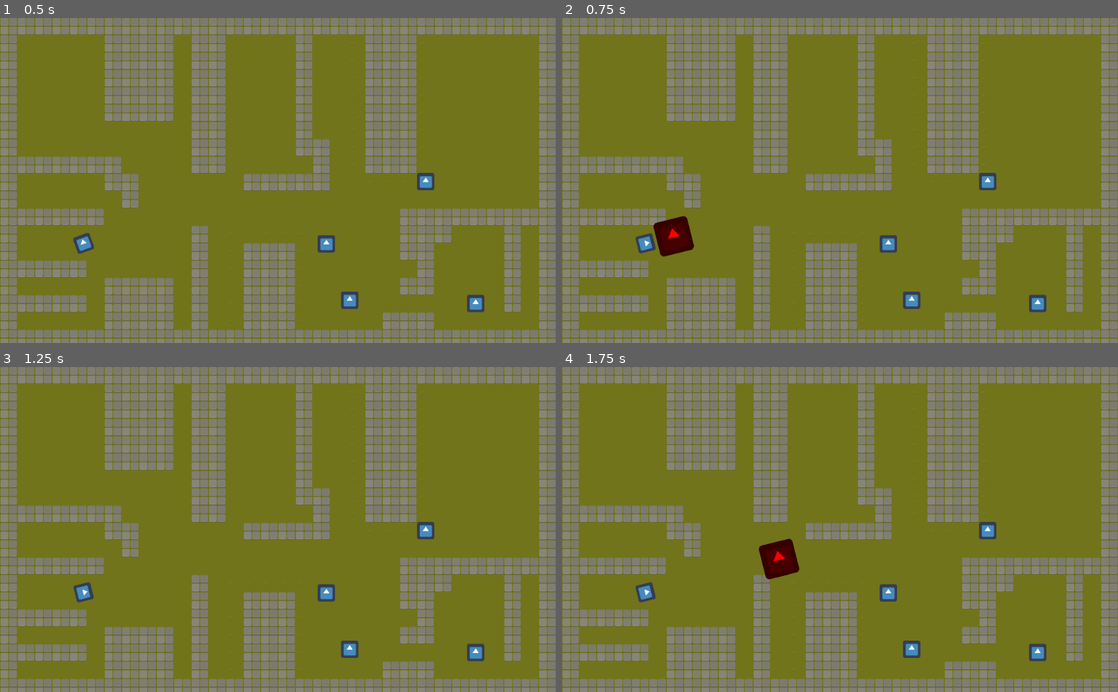
Above: before the commit, frames 1-4 (two rows, left to right).
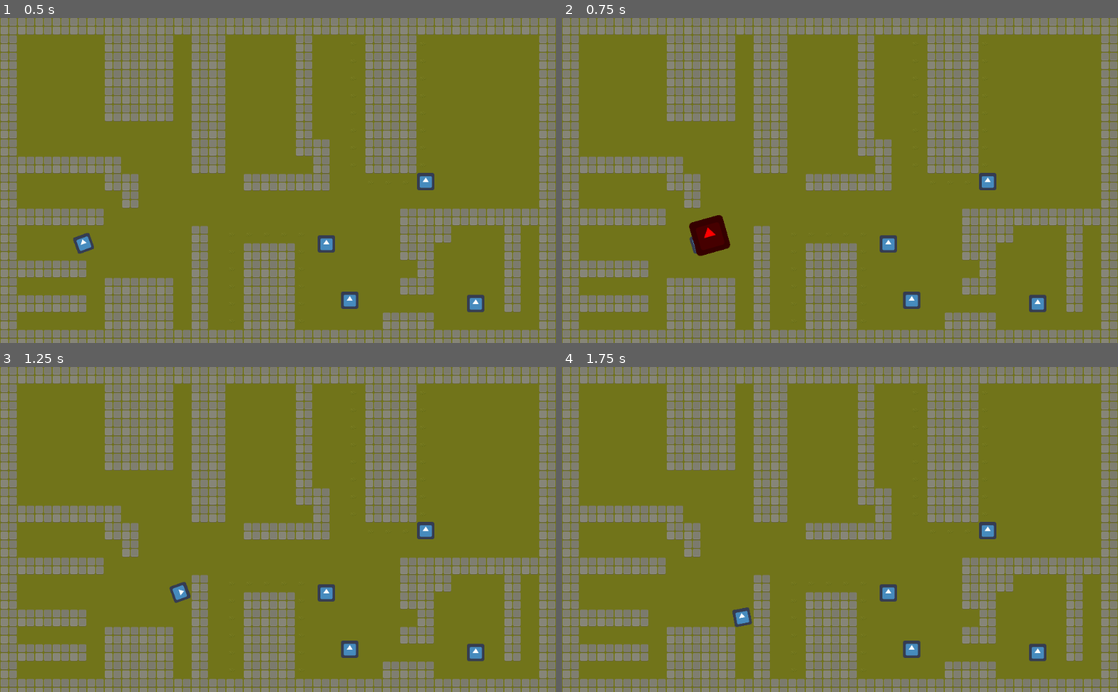
Above: after the commit, the same moments.

Repository: Madhavaprasath/Godot-wildjam-42
Game: Godot game, scene res://Tests/LevelTest and navigation test.tscn
Same seed, same stepped clock (60 frames per second), same inputs: the game is played once before the commit and once after it. The project has no main scene, so this scene is started directly. The engine's default icon, where the game draws it, is replaced by a stand-in: a white triangle on a blue panel in a dark square.
Inputs (mouse positions are in pixels of both pictures, inside the frame that each line leads up to):
- Up to frame 1 (0.5 s): no input
- Up to frame 2 (0.75 s): tap Enter at 0.5 s; move the mouse to (962, 164) at 0.52 s; hold Right (ui_right) from 0.53 s (still down); hold Shift (Shift) from 0.53 s (still down); click (962, 164) at 0.67 s
- Up to frame 3 (1.25 s): keep holding Right (ui_right); keep holding Shift (Shift); tap Space (Space) at 0.8 s
- Up to frame 4 (1.75 s): move the mouse to (728, 545) at 1.27 s; release Right (ui_right) at 1.28 s; release Shift (Shift) at 1.28 s; hold Down (ui_down) from 1.28 s (still down); tap Space (Space) at 1.35 s; click (728, 545) at 1.42 s; tap Shift (Shift) at 1.55 s

Frame 1 is identical in both runs. In frame 2, 1.5% of the frame differs, in the area x 13-31%, y 60-74%; in frame 3, 0.3%; in frame 4, 1.0%.

Commit message:
We shoot, we dash and we shift

Diff:
--- a/Fragile/Attack/Attack.gd
+++ b/Fragile/Attack/Attack.gd
@@ -10,11 +10,11 @@
 func _ready():
 	pass # Replace with function body.
 
-func init(t_attacker,t_damage,t_stun, t_spawnNode):
+func init(t_attacker,t_damage,t_stun, t_spawnNode, t_offset = Vector2()):
 	attacker = attacker_types[t_attacker]
 	damage = t_damage
 	stun = t_stun
-	set_position(t_spawnNode.get_position())
+	set_position(t_spawnNode.get_position() + t_offset)
 	set_rotation(t_spawnNode.get_rotation())
 
 
--- a/Fragile/Attack/Attack.tscn
+++ b/Fragile/Attack/Attack.tscn
@@ -4,6 +4,7 @@
 [ext_resource path="res://Attack/Attack.gd" type="Script" id=2]
 
 [sub_resource type="RectangleShape2D" id=1]
+extents = Vector2( 10, 50 )
 
 [node name="KinematicBody2D" type="KinematicBody2D"]
 script = ExtResource( 2 )
--- /dev/null
+++ b/Fragile/BeastAttack/BeastAttack.gd
@@ -0,0 +1,22 @@
+extends "res://Attack/Attack.gd"
+
+
+# Declare member variables here. Examples:
+# var a = 2
+# var b = "text"
+
+
+# Called when the node enters the scene tree for the first time.
+func _ready():
+	$Timer.start()
+	pass # Replace with function body.
+
+
+# Called every frame. 'delta' is the elapsed time since the previous frame.
+#func _process(delta):
+#	pass
+
+
+func _on_Timer_timeout():
+	queue_free()
+	pass # Replace with function body.
--- /dev/null
+++ b/Fragile/BeastAttack/BeastAttack.tscn
@@ -0,0 +1,23 @@
+[gd_scene load_steps=4 format=2]
+
+[ext_resource path="res://Attack/Attack.tscn" type="PackedScene" id=1]
+[ext_resource path="res://BeastAttack/BeastAttack.gd" type="Script" id=2]
+
+[sub_resource type="CapsuleShape2D" id=1]
+radius = 21.4568
+height = 139.086
+
+[node name="KinematicBody2D" instance=ExtResource( 1 )]
+script = ExtResource( 2 )
+
+[node name="Sprite" parent="." index="0"]
+scale = Vector2( 1, 2.75 )
+
+[node name="CollisionShape2D" parent="Area2D" index="0"]
+scale = Vector2( 1.771, 1 )
+shape = SubResource( 1 )
+
+[node name="Timer" type="Timer" parent="." index="3"]
+wait_time = 0.25
+
+[connection signal="timeout" from="Timer" to="." method="_on_Timer_timeout"]
--- a/Fragile/Enemey/Enemey.gd
+++ b/Fragile/Enemey/Enemey.gd
@@ -6,7 +6,7 @@
 
 onready var los=get_node("Line of sight")
 onready var check_surrounding=get_node("Check_Surrounding")
-onready var state_timer=get_node("State timer")
+onready var state_timer=get_node("state_timer")
 
 var path:Array=[]
 var level_navigation=null
--- a/Fragile/Enemey/Enemey.tscn
+++ b/Fragile/Enemey/Enemey.tscn
@@ -6,7 +6,6 @@
 [node name="Enemey" instance=ExtResource( 1 )]
 scale = Vector2( 0.5, 0.5 )
 script = ExtResource( 2 )
-hp = 1
 
 [node name="CollisionShape2D" parent="." index="0"]
 position = Vector2( 0.5, 0 )
--- a/Fragile/Entity/Entity.gd
+++ b/Fragile/Entity/Entity.gd
@@ -22,6 +22,8 @@
 
 
 func get_hit(attack):
+	if type == types[1]:
+		get_tree().get_nodes_in_group("Player")[0].power_gauge += 1
 	hp = hp - attack.damage
 	current_state = states.STUN
 	$StunTime.wait_time = attack.stun
--- a/Fragile/Entity/Entity.tscn
+++ b/Fragile/Entity/Entity.tscn
@@ -6,6 +6,8 @@
 [sub_resource type="RectangleShape2D" id=1]
 
 [node name="Entity" type="KinematicBody2D"]
+collision_layer = 2
+collision_mask = 3
 script = ExtResource( 1 )
 
 [node name="CollisionShape2D" type="CollisionShape2D" parent="."]
--- a/Fragile/Player/Player.gd
+++ b/Fragile/Player/Player.gd
@@ -3,11 +3,18 @@
 export (int) var movement_speed
 
 
+export (String) var myBeastAttack
 var modes=["Normal","Beast"]
 var current_mode=modes[0]
-
+export (int) var dashdist = 250
+export (int) var dashspeed = 1000
+var dashtime
 var velocity=Vector2()
-
+var direction
+var dash_velocity = Vector2()
+var power_gauge = 10
+var canDash = true
+var shooting = false
 onready var animation_player=get_node("AnimationPlayer")
 
 
@@ -18,7 +25,6 @@
 	pass
 
 func _physics_process(delta):
-
 	if current_state == states.STUN:
 		return
 	if current_state == states.DASH:
@@ -27,7 +33,7 @@
 		_apply_movement(delta)
 		look_at(get_viewport().get_mouse_position())
 	if current_state != states.DASH &&current_state != states.STUN:
-		if velocity == Vector2():
+		if velocity != Vector2():
 			current_state = states.MOVEMENT
 		else :
 			current_state = states.IDLE
@@ -54,35 +60,74 @@
 	var input_vector=Vector2()
 	input_vector.x=int(Input.is_action_pressed("ui_right"))-int(Input.is_action_pressed("ui_left"))
 	input_vector.y=int(Input.is_action_pressed("ui_down"))-int(Input.is_action_pressed("ui_up"))
+	direction = input_vector
 	if not (input_vector.x!=0 and input_vector.y!=0):
 		velocity=lerp(velocity,input_vector*movement_speed,pow(delta,0.001))
 	velocity=move_and_slide(velocity)
 
 func _unhandled_input(event):
-	if event.is_action_pressed("Space"):
+	if event.is_action_pressed("Space") && power_gauge >= 10:
 		transform_into_beast()
 	if event.is_action_pressed("Shift"):
 		initiate_dash()
-	if event is InputEventMouseButton and event.get_button_index() == 1 and event.is_pressed():
+	if event is InputEventMouseButton and event.get_button_index() == 1 and event.is_pressed() && shooting == false:
 		_attack()
+		$ShootTimer.start()
 
 func initiate_dash():
-	if current_state != states.DASH && current_state != states.IDLE:
+	print (current_state)
+	if current_state != states.DASH && current_state != states.IDLE :
 		current_state = states.DASH
+		dashtime = 0
+		dash_velocity = Vector2()
+		collision_mask = 0b10
 
 
 func animate_state(current_mode,current_state):
 	pass
 
 func _attack() :
-	var atk = load(myAttack).instance()
+	var atk
+	var offset = Vector2()
+	if current_mode == modes[0]:
+		atk = load(myAttack).instance()
+	else :
+		atk = load(myBeastAttack).instance()
+		offset = (get_viewport().get_mouse_position() - get_position()).normalized()
 	get_parent().add_child(atk)
 	atk.init(0,1,1,self)
 
 func transform_into_beast():
+	print("beast on")
+	$BeastTime.start()
+	current_mode = modes[1]
 	pass
 
 """Make dash physics calculations here.
 WARNING once the DASH is over, go back to IDLE space """
 func _process_dash(delta):
+	dashtime = dashtime + delta
+	print(dashtime)
+	dash_velocity = lerp(dash_velocity,direction*dashspeed,pow(delta,0.001))
+	dash_velocity = move_and_slide(dash_velocity)
+	if (dashtime*dashspeed > dashdist) :
+		current_state = states.IDLE
+		collision_mask = 0b111
 	pass
+
+
+func _on_BeastTime_timeout():
+	current_mode = modes[0]
+	power_gauge = 0
+	pass # Replace with function body.
+
+
+func _on_ShootTimer_timeout():
+
+	if Input.is_mouse_button_pressed(1) && current_state != states.STUN && current_state != states.DASH:
+		shooting = true
+		_attack()
+		$ShootTimer.start()
+	else :
+		shooting = false
+	pass # Replace with function body.
--- a/Fragile/Player/Player.tscn
+++ b/Fragile/Player/Player.tscn
@@ -6,12 +6,15 @@
 [sub_resource type="RectangleShape2D" id=1]
 extents = Vector2( 31.5, 31 )
 
-[node name="Player" type="KinematicBody2D"]
+[node name="Player" type="KinematicBody2D" groups=["Player"]]
 position = Vector2( 35, 38 )
 scale = Vector2( 0.5, 0.5 )
+collision_layer = 2
+collision_mask = 7
 script = ExtResource( 1 )
 myAttack = "res://Bullet/Bullet.tscn"
 movement_speed = 500
+myBeastAttack = "res://BeastAttack/BeastAttack.tscn"
 
 [node name="Sprite" type="Sprite" parent="."]
 rotation = 1.5708
@@ -24,3 +27,14 @@
 [node name="AnimationPlayer" type="AnimationPlayer" parent="."]
 
 [node name="StunTime" type="Timer" parent="."]
+
+[node name="BeastTime" type="Timer" parent="."]
+wait_time = 10.0
+one_shot = true
+
+[node name="ShootTimer" type="Timer" parent="."]
+wait_time = 0.25
+one_shot = true
+
+[connection signal="timeout" from="BeastTime" to="." method="_on_BeastTime_timeout"]
+[connection signal="timeout" from="ShootTimer" to="." method="_on_ShootTimer_timeout"]
--- a/Fragile/Tests/LevelTest and navigation test.tscn
+++ b/Fragile/Tests/LevelTest and navigation test.tscn
@@ -73,7 +73,7 @@
 format = 1
 tile_data = PoolIntArray( -65535, 1, 0, -65534, 1, 0, 0, 1, 0, 1, 1, 0, 2, 1, 0, 3, 1, 0, 4, 1, 0, 5, 1, 0, 6, 1, 0, 7, …(8373 unchanged characters)…
 
-[node name="Player" parent="." groups=["Player"] instance=ExtResource( 2 )]
+[node name="Player" parent="." instance=ExtResource( 2 )]
 position = Vector2( 154, 416 )
 
 [node name="Enemey" parent="." instance=ExtResource( 3 )]
